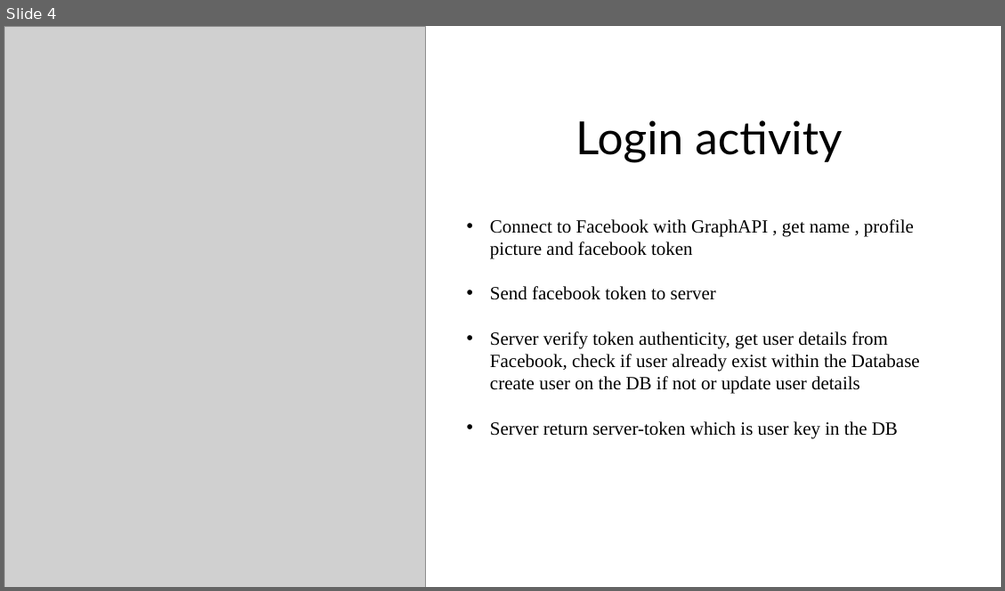
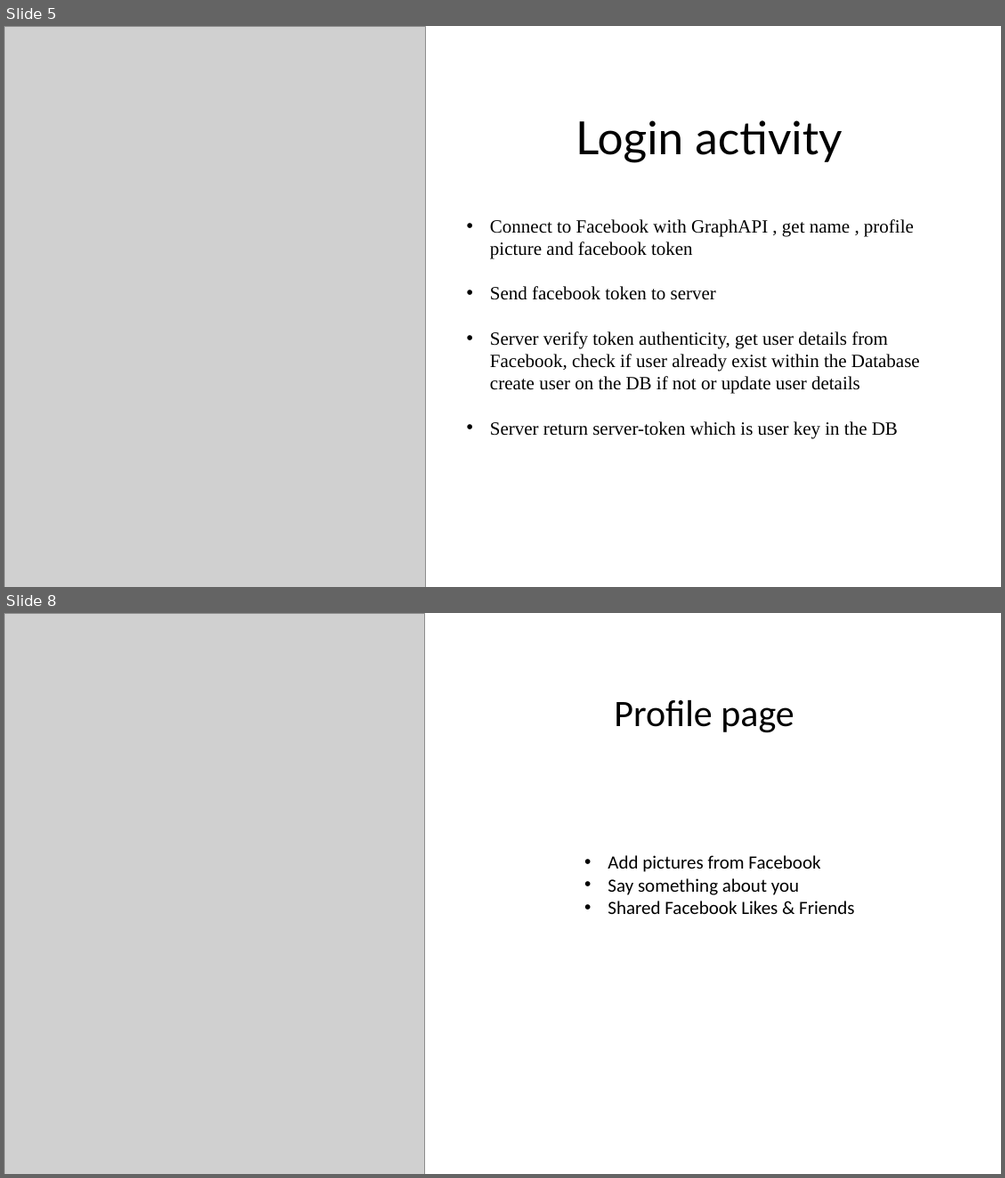
Before and after one commit to yazzaoui/Sociadee, a slide deck: sociadee.pptx. Shown one above the other, each under a label of ours: slide 4 before the commit, slides 5 and 8 after it; the slides between them are not shown. The pictures are 1005x591 and 1005x1178 pixels, drawn with LibreOffice and Linux fonts; fonts in the diff are those of the drawing; grey boxes stand for pictures. Boxes give left, top, right and bottom in pixels: in the first picture for what was removed or moved away, otherwise in the second. Text is boxed around its words. In the diff, an @@ line names an element or a change of style, - is before the commit and + after.

```diff
--- a/sociadee.pptx
+++ b/sociadee.pptx
@@ slide 8 added at (4, 613, 1001, 1174), background #FFFFFF @@
@@ picture added at (4, 613, 424, 1174) @@
@@ text added at (614, 700, 793, 733), 36 pt, text #000000 @@
+Profile page
@@ text added at (607, 855, 854, 914), 18 pt, text #000000 @@
+• Add pictures from Facebook
+• Say something about you
+• Shared Facebook Likes & Friends
@@ what was slide 4 is now slide 5 @@
```
Also in this commit, not shown: 3 slides changed, 4 other slides added, 1 slide removed, 9 other files.
